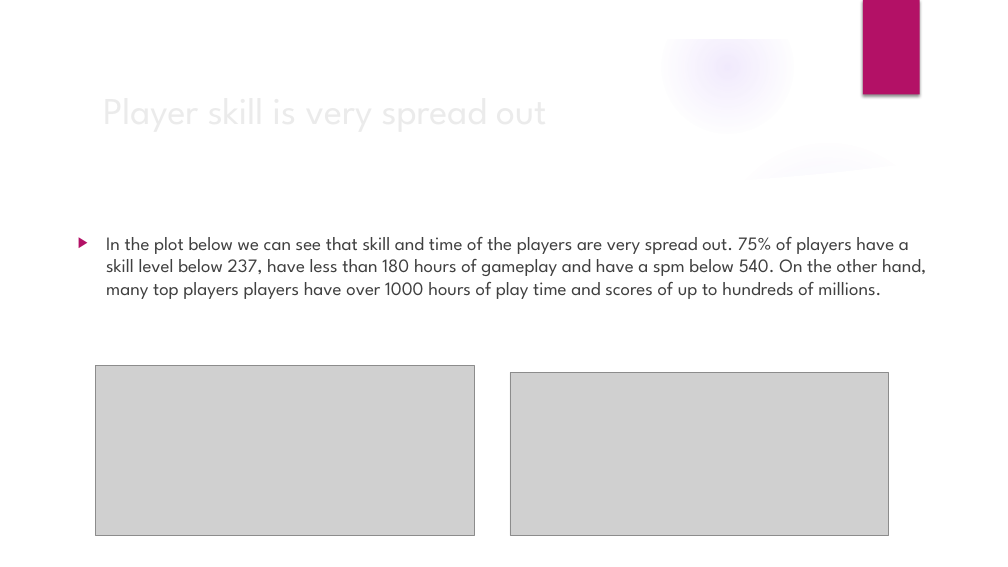
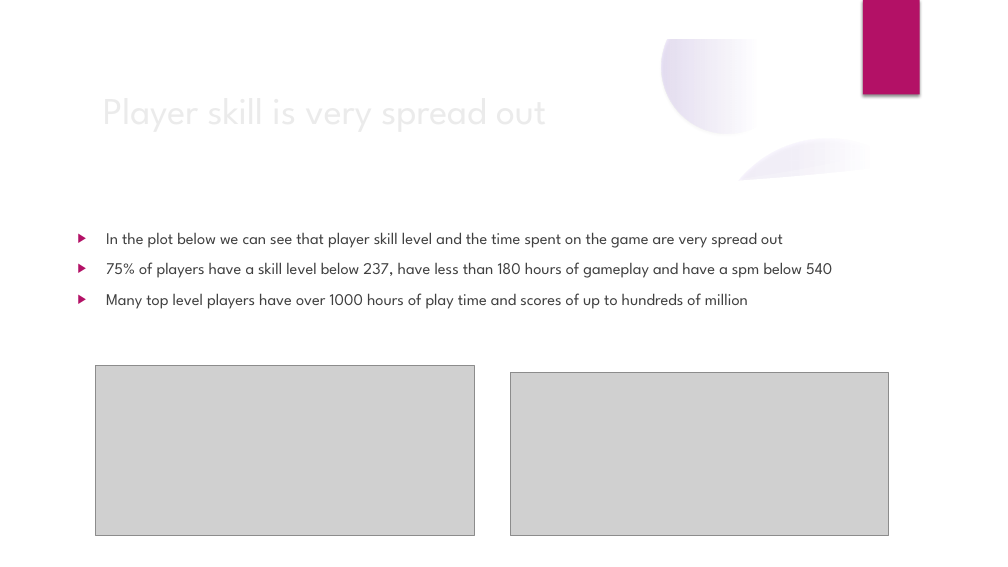
Before and after one commit to arclightspanner/Data_Science_Bootcamp_2019, a slide deck: slide 5 of Data Story Telling.pptx. Drawn at 1008x567 pixels with LibreOffice and Linux fonts; fonts in the diff are those of the drawing; grey boxes stand for pictures; background and template pictures are left out. Boxes give left, top, right and bottom in pixels: in the first picture for what was removed or moved away, otherwise in the second. Text is boxed around its words. In the diff, an @@ line names an element or a change of style, - is before the commit and + after.

```diff
--- a/Data Story Telling.pptx
+++ b/Data Story Telling.pptx
@@ shadow on in 4 elements at (0, 221, 346, 567), (0, 240, 195, 435), (712, 138, 944, 371), (662, 1, 794, 133) @@
@@ freeform shape at (38, 154, 970, 529): outline redrawn @@
@@ text at (106, 232, 832, 309): text changed; size 18 to 15.7 pt @@
-▶ In the plot below we can see that skill and time of the players are very spread out. 75% of players have a skill level below 237, have less than 180 hours of gameplay and have a spm below 540. On the other hand, many top players players have over 1000 hours of play time and scores of up to hundreds of millions.
+▶ In the plot below we can see that player skill level and the time spent on the game are very spread out
+▶ 75% of players have a skill level below 237, have less than 180 hours of gameplay and have a spm below 540
+▶ Many top level players have over 1000 hours of play time and scores of up to hundreds of million
```
Also in this commit, not shown: 18 other slides changed.
